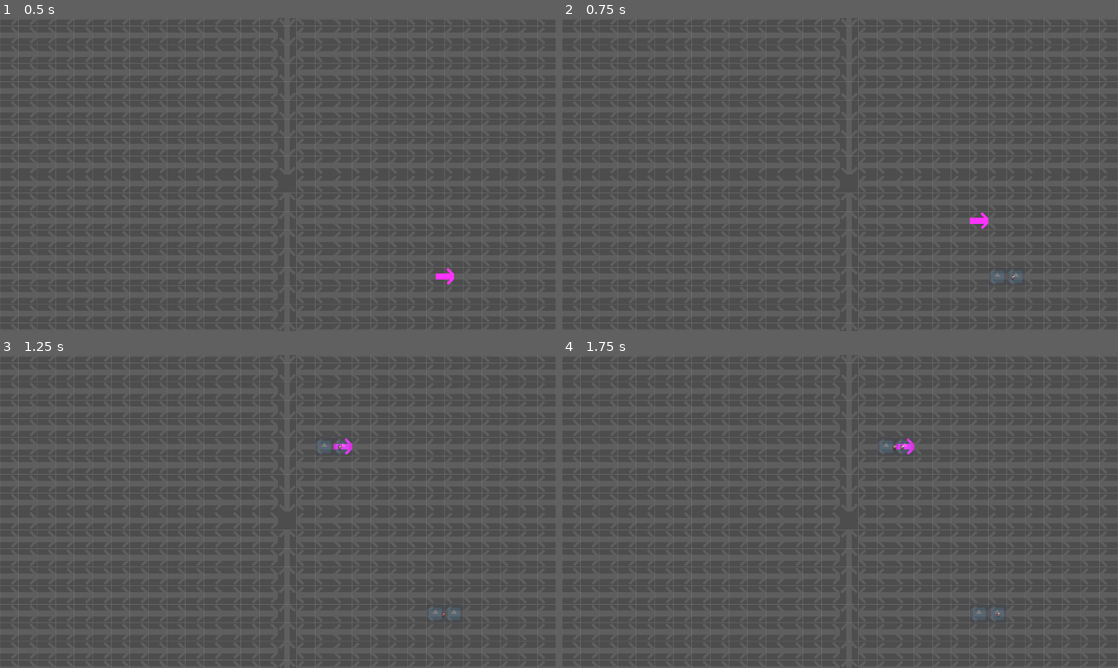
Above: before the commit, frames 1-4 (two rows, left to right).
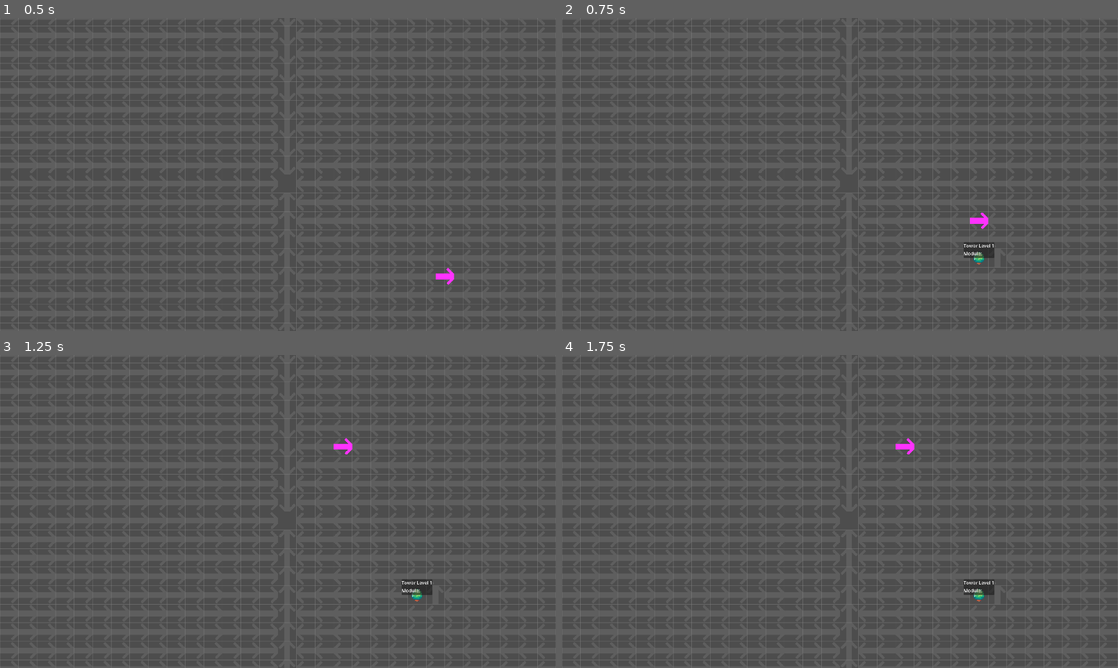
Above: after the commit, the same moments.

Repository: Badewu/project-ikarus
Game: Godot game, scene res://scenes/home/idle_battle_scene.tscn
The game is run twice, just before and just after one commit, with the same random seed, the same clock (stepped at 60 frames per second) and the same inputs.
Inputs (mouse positions are in pixels of both pictures, inside the frame that each line leads up to):
- Up to frame 1 (0.5 s): no input
- Up to frame 2 (0.75 s): tap Enter (ui_accept) at 0.5 s; drag from (1006, 277) to (895, 105) at 0.52 s
- Up to frame 3 (1.25 s): no input
- Up to frame 4 (1.75 s): click (962, 596) at 1.27 s

Frame 1 is identical in both runs. In frame 2, 0.3% of the frame differs, in the area x 72-83%, y 71-84%; in frame 3, 0.4%; in frame 4, 0.4%, in the area x 57-79%, y 26-84%.
Error before the commit: Parse Error: Preload file "res://scenes/tower/tower.tscn" does not exist. (res://scenes/home/idle_battle_scene.gd:4)

Commit message:
Damage Setup v1

Diff:
--- a/entities/enemies/enemy.gd
+++ b/entities/enemies/enemy.gd
@@ -5,8 +5,12 @@
 
 @export var data: EnemyData
 
+#Live Data
 var current_state: State = State.MOVING
 var is_alive: bool = true
+var current_health : float
+var max_health : float
+
 #REFERENCE
 var grid_manager : GridManager
 
@@ -20,7 +24,7 @@
 	set_movement()
 	set_rank()
 	set_collision()
-
+	set_stats()
 
 func _process(delta: float) -> void:
 	if is_alive:
@@ -47,8 +51,29 @@
 		#current_state = State.DEAD
 
 
-func apply_damage():
-	pass
+func set_stats() -> void:
+	max_health = calculate_health_from_data()
+	current_health = max_health
+
+
+func calculate_health_from_data() -> float:
+	var health = data.base_health
+	#If no reasonable Health data is present
+	if health <= 0:
+		health = 50 * data.level
+	return health
+
+
+func apply_damage(amount : float):
+	current_health -= amount
+
+	#Visual feedback
+	modulate = Color.RED
+	await get_tree().create_timer(0.1).timeout
+	modulate = Color.WHITE
+
+	if current_health <= 0:
+		current_state = State.DEAD
 
 
 func set_animation_frames():
--- /dev/null
+++ b/entities/tower/attack_component.gd
@@ -0,0 +1,69 @@
+extends Node2D
+class_name AttackComponent
+
+@export var base_damage: float = 10.0
+@export var attack_range: float = 150.0
+@export var attack_speed: float = 1.0 #Attacks per Second
+
+var current_target: Enemy = null
+var time_since_last_attack: float = 0.0
+var is_active : bool = true
+
+func _ready() -> void:
+	#Setup RangeCollision of Tower
+	var tower : Tower = get_parent()
+	if tower and tower.has_node("RangeCollision"):
+		var collision_shape = tower.get_node("RangeCollision")
+		collision_shape.shape.radius = attack_range
+	print(attack_range)
+
+
+func _process(delta: float) -> void:
+
+	time_since_last_attack += delta
+	if not is_active:
+		current_target = null
+		return
+
+	if not current_target or not is_instance_valid(current_target):
+		find_new_target()
+
+	if current_target:
+		if current_target.global_position.distance_to(get_parent().global_position) >= attack_range or !current_target.is_alive:
+			find_new_target()
+
+	if current_target and time_since_last_attack >= 1.0 / attack_speed:
+		attack_target()
+		time_since_last_attack = 0.0
+
+
+func attack_target() -> void:
+	if current_target:
+		print(current_target.global_position.distance_to(get_parent().global_position))
+		create_projectile(current_target)
+
+
+func find_new_target() -> void:
+	var tower : Tower = get_parent()
+	var enemies_in_range = tower.get_overlapping_areas()
+	if enemies_in_range.size() <= 0:
+		current_target = null
+
+	for area in enemies_in_range:
+		if area is Enemy and area.is_alive:
+			current_target = area
+			break
+
+
+func create_projectile(target : Enemy) -> void:
+	var line = Line2D.new()
+	line.add_point(Vector2.ZERO)
+	line.add_point(target.global_position - global_position)
+	line.width = 2.0
+	line.default_color = Color.YELLOW
+	add_child(line)
+
+	await  get_tree().create_timer(0.1).timeout
+	line.queue_free()
+
+	target.apply_damage(base_damage)
--- /dev/null
+++ b/entities/tower/attack_component.tscn
@@ -0,0 +1,3 @@
+[gd_scene format=3 uid="uid://ttv6ybf8d58q"]
+
+[node name="AttackComponent" type="Node2D"]
--- a/entities/tower/tower.gd
+++ b/entities/tower/tower.gd
@@ -8,14 +8,23 @@
 
 #DRAG N DROP
 var is_hovered : bool = false
-var is_dragged : bool = false
+var is_dragged : bool:
+	set(value):
+		is_dragged = value
+		#Activate/Deactivate Attacking
+		if attack_component:
+			attack_component.is_active = !value
 #LOCATING ON THE GRID
 var grid_manager : GridManager
 var original_position: Vector2
 var inventory_ui
 
+#Components
+var attack_component
+
 func _ready() -> void:
-
+	attack_component = get_node("AttackComponent")
+	is_dragged = false
 	if get_parent() is GridManager:
 		grid_manager = get_parent()
 	else:
@@ -69,7 +78,7 @@
 	print("TOWER Clicked")
 
 
-func _on_mouse_entered() -> void:
+func _on_drag_n_drop_area_mouse_entered() -> void:
 	is_hovered = true
-func _on_mouse_exited() -> void:
+func _on_drag_n_drop_area_mouse_exited() -> void:
 	is_hovered = false
--- a/entities/tower/tower.tscn
+++ b/entities/tower/tower.tscn
@@ -1,9 +1,11 @@
-[gd_scene load_steps=8 format=3 uid="uid://cvexh50lxssni"]
+[gd_scene load_steps=10 format=3 uid="uid://cvexh50lxssni"]
 
 [ext_resource type="Script" uid="uid://cagwqgidenf80" path="res://entities/tower/tower.gd" id="1_mg2hd"]
 [ext_resource type="Script" uid="uid://bmk3mk28en4i6" path="res://data/types/tower_data.gd" id="2_nfofi"]
 [ext_resource type="Texture2D" uid="uid://b5padmoifdgxq" path="res://assets/Placeholder/Tower/Rural Village Nature Objects No Shadows.png" id="2_r21n7"]
 [ext_resource type="Script" uid="uid://fp0cmvspw53h" path="res://entities/tower/merge_level_label.gd" id="3_cbwxl"]
+[ext_resource type="PackedScene" uid="uid://ttv6ybf8d58q" path="res://entities/tower/attack_component.tscn" id="3_w163v"]
+[ext_resource type="Script" uid="uid://bbaxcgtdvg8m6" path="res://entities/tower/attack_component.gd" id="4_ndkb3"]
 
 [sub_resource type="Resource" id="Resource_vec08"]
 script = ExtResource("2_nfofi")
@@ -19,7 +21,8 @@
 script = ExtResource("1_mg2hd")
 data = SubResource("Resource_vec08")
 
-[node name="Modules" type="Node" parent="."]
+[node name="AttackComponent" parent="." instance=ExtResource("3_w163v")]
+script = ExtResource("4_ndkb3")
 
 [node name="Sprite2D" type="Sprite2D" parent="."]
 texture = ExtResource("2_r21n7")
@@ -28,8 +31,11 @@
 
 [node name="RangeCollision" type="CollisionShape2D" parent="."]
 shape = SubResource("CircleShape2D_8wc2c")
+debug_color = Color(0.572843, 0.0335731, 1.44392e-07, 0.419608)
 
-[node name="DragNDropCollision" type="CollisionShape2D" parent="."]
+[node name="DragNDropArea" type="Area2D" parent="."]
+
+[node name="DragNDropCollision" type="CollisionShape2D" parent="DragNDropArea"]
 shape = SubResource("RectangleShape2D_cbwxl")
 
 [node name="MergeLevelLabel" type="Label" parent="."]
@@ -69,5 +75,5 @@
 layout_mode = 2
 
 [connection signal="merge_level_changed" from="." to="MergeLevelLabel" method="_on_tower_merge_level_changed"]
-[connection signal="mouse_entered" from="." to="." method="_on_mouse_entered"]
-[connection signal="mouse_exited" from="." to="." method="_on_mouse_exited"]
+[connection signal="mouse_entered" from="DragNDropArea" to="." method="_on_drag_n_drop_area_mouse_entered"]
+[connection signal="mouse_exited" from="DragNDropArea" to="." method="_on_drag_n_drop_area_mouse_exited"]
--- a/scenes/Spawner/spawner.tscn
+++ b/scenes/Spawner/spawner.tscn
@@ -13,7 +13,7 @@
 autostart = true
 
 [node name="SpawnTimer" type="Timer" parent="."]
-wait_time = 0.516
+wait_time = 2.0
 autostart = true
 
 [node name="Sprite2D" type="Sprite2D" parent="."]
--- a/scenes/home/idle_battle_scene.gd
+++ b/scenes/home/idle_battle_scene.gd
@@ -1,7 +1,7 @@
 extends Node2D
 
 var test_enemy_path: String = "res://data/enemies/000 starting zone/sheep.tres"
-var tower_template = preload("res://scenes/tower/tower.tscn")
+var tower_template = preload("res://entities/tower/tower.tscn")
 var grid_manager : GridManager
 
 func _ready() -> void:
Not shown, added: entities/tower/attack_component.gd.uid
